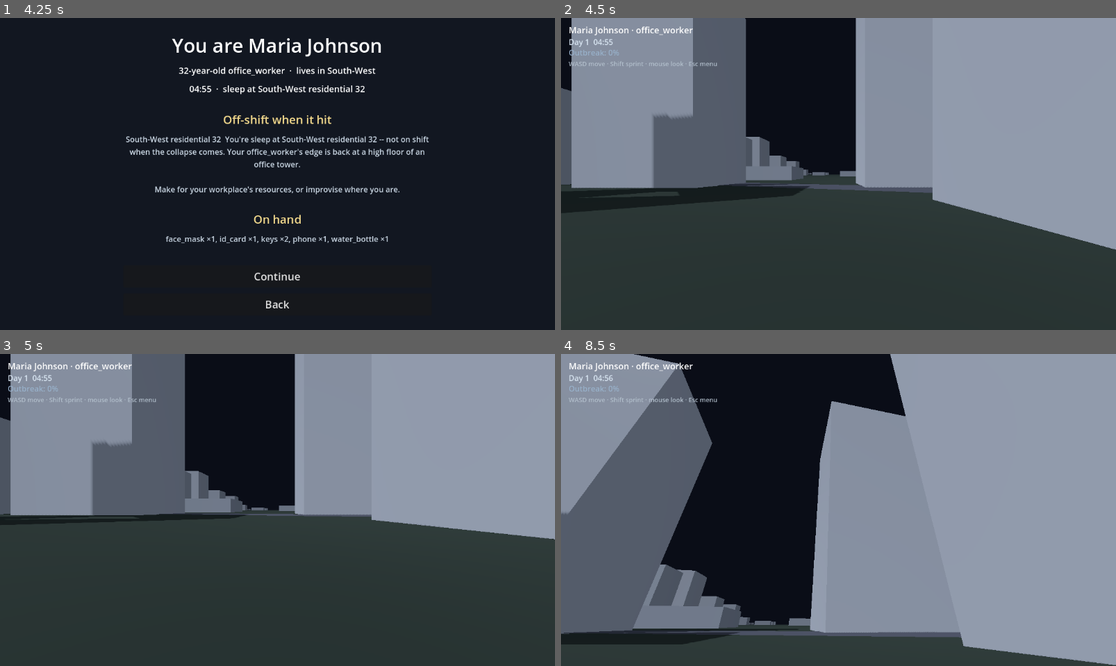
Above: before the commit, frames 1-4 (two rows, left to right).
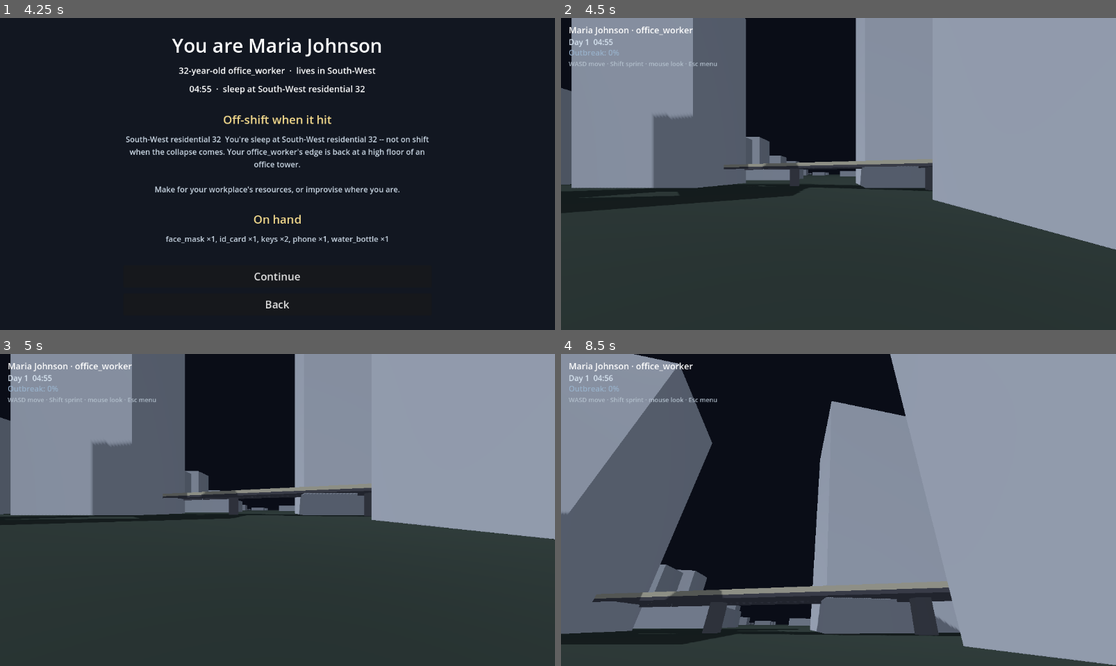
Above: after the commit, the same moments.

Repository: maxhightower/Asphodel
Game: Godot game, scene res://MainMenu.tscn
Same seed, same stepped clock (60 frames per second), same inputs: the game is played once before the commit and once after it.
Inputs (mouse positions are in pixels of both pictures, inside the frame that each line leads up to):
- Up to frame 1 (4.25 s): click "Start Game" at 0.5 s; click "Madisonville, TX" at 1.25 s; click "Back" at 2 s; click "Start Game" at 2.75 s; click "Load City" at 3.5 s
- Up to frame 2 (4.5 s): click "Continue" at 4.25 s
- Up to frame 3 (5 s): no input
- Up to frame 4 (8.5 s): move the mouse to (866, 510) at 5.02 s; hold E (interact) 5.03-5.78 s; hold W (move_forward) from 5.03 s (still down); move the mouse to (810, 510) at 5.77 s; tap Shift (sprint) at 5.85, 7.35 s; move the mouse to (849, 503) at 6.52 s; hold E (interact) 6.53-7.28 s; move the mouse to (832, 516) at 7.27 s; move the mouse to (877, 513) at 8.02 s; hold E (interact) from 8.03 s (still down)

Frame 1 is identical in both runs. In frame 2, 2.0% of the frame differs, in the area x 28-67%, y 45-56%; in frame 3, 1.9%; in frame 4, 5.8%, in the area x 0-73%, y 72-91%.

Commit message:
feat(godot): extruded road network — roadways, curbs/sidewalks, barriers, elevated highways
Roads were flat ribbons at y=0.15. Now _build_roads extrudes real 3D geometry:
- surface roads: raised asphalt roadway + concrete curb/sidewalk slabs each side
  (primary roads also get low barriers);
- motorway/trunk: an ELEVATED deck on ~45m-spaced pillars with edge barriers
  (Houston's elevated freeways). Bridge/layer data isn't in the bundle, so
  highway elevation is a class heuristic, not per-road OSM fact.
Batched into one ArrayMesh (top+side faces per slab), cull disabled.

Also fix the screenshot aerial camera: look_at was called before add_child (not
in tree) so it silently kept default orientation -> too much sky; add to tree
first, then look_at.

Co-Authored-By: Claude Opus 4.8 <noreply@anthropic.com>
Claude-Session: https://claude.ai/code/session_01Datjs9tUxMYwyRKZkeyYo9

Diff:
--- a/godot/scripts/street_world.gd
+++ b/godot/scripts/street_world.gd
@@ -282,54 +282,141 @@
 	add_child(mmi)
 
 
+# Road surface colours.
+const ASPHALT := Color(0.20, 0.20, 0.23)
+const CONCRETE := Color(0.60, 0.60, 0.58)
+const BARRIER_COL := Color(0.72, 0.70, 0.62)
+const DECK_COL := Color(0.32, 0.32, 0.35)
+const PILLAR_COL := Color(0.42, 0.42, 0.45)
+
+# Curb / sidewalk / barrier / elevated-deck heights (metres).
+const ROAD_Y := 0.28
+const CURB_Y := 0.55
+const BARRIER_Y := 1.2
+const DECK_Y := 7.0
+const DECK_T := 0.7
+
+
 func _build_roads(roads: Dictionary) -> void:
+	## Extruded road network: raised asphalt roadways with concrete curbs/
+	## sidewalks; barriers along major roads; and highways (motorway class) carried
+	## on an ELEVATED deck on pillars — Houston's elevated freeways. (Bridge/layer
+	## data isn't in the bundle, so highway elevation is a class heuristic, not a
+	## per-road OSM fact.)
 	var polylines: Array = roads.get("polylines", [])
 	if polylines.is_empty():
 		return
-	# Roads render as flat ground RIBBONS (not hairline segments) so the street
-	# network actually reads as streets, from the ground and from above. Every
-	# segment becomes a width-quad; the whole network is one ArrayMesh surface
-	# (one surface per polyline overflowed the GLES3 MAX_MESH_SURFACES cap on big
-	# cities, and 1px lines were invisible).
-	var st := SurfaceTool.new()
+	var st := SurfaceTool.new()      # all opaque road/structure geometry, batched
 	st.begin(Mesh.PRIMITIVE_TRIANGLES)
-	st.set_color(Color(0.34, 0.35, 0.40))
 	for pl in polylines:
-		var pts: Array = pl.get("points", [])
-		if pts.size() < 2:
+		var pts_raw: Array = pl.get("points", [])
+		if pts_raw.size() < 2:
 			continue
-		var w := _road_width(String(pl.get("class", "")))
-		for k in range(pts.size() - 1):
-			var a := Vector2(float(pts[k][0]), float(pts[k][1]))
-			var b := Vector2(float(pts[k + 1][0]), float(pts[k + 1][1]))
-			var dir := (b - a)
-			if dir.length() < 0.001:
-				continue
-			var n := dir.orthogonal().normalized() * (w * 0.5)
-			var y := 0.15
-			var p0 := Vector3(a.x - n.x, y, a.y - n.y)
-			var p1 := Vector3(a.x + n.x, y, a.y + n.y)
-			var p2 := Vector3(b.x + n.x, y, b.y + n.y)
-			var p3 := Vector3(b.x - n.x, y, b.y - n.y)
-			for v in [p0, p1, p2, p0, p2, p3]:
-				st.set_normal(Vector3.UP)
-				st.add_vertex(v)
+		var pts: Array = []
+		for p in pts_raw:
+			pts.append(Vector2(float(p[0]), float(p[1])))
+		var cls := String(pl.get("class", ""))
+		if cls == "motorway" or cls == "trunk":
+			_build_elevated(st, pts, 16.0)          # elevated freeway on pillars
+		else:
+			var rw := 12.0 if cls == "primary" else 8.0
+			var sw := 3.0 if cls == "primary" else 2.2
+			_build_surface_road(st, pts, rw, sw, cls == "primary")
 	var mat := StandardMaterial3D.new()
 	mat.vertex_color_use_as_albedo = true
-	mat.roughness = 1.0
+	mat.roughness = 0.95
+	mat.cull_mode = BaseMaterial3D.CULL_DISABLED
 	var mi := MeshInstance3D.new()
 	mi.mesh = st.commit()
 	mi.material_override = mat
 	add_child(mi)
 
 
-func _road_width(cls: String) -> float:
-	match cls:
-		"motorway", "trunk": return 22.0
-		"primary": return 16.0
-		"secondary": return 12.0
-		"tertiary": return 9.0
-		_: return 7.0
+func _build_surface_road(st: SurfaceTool, pts: Array, roadway: float,
+		sidewalk: float, barriers: bool) -> void:
+	# Raised asphalt roadway + a concrete sidewalk slab down each side; optional
+	# low barriers along a major surface road.
+	var rh := roadway * 0.5
+	for k in range(pts.size() - 1):
+		var a: Vector2 = pts[k]
+		var b: Vector2 = pts[k + 1]
+		var d := b - a
+		if d.length() < 0.001:
+			continue
+		var n := d.orthogonal().normalized()
+		_slab(st, a, b, n, -rh, rh, 0.0, ROAD_Y, ASPHALT)                     # roadway
+		_slab(st, a, b, n, rh, rh + sidewalk, 0.0, CURB_Y, CONCRETE)         # sidewalk L
+		_slab(st, a, b, n, -rh - sidewalk, -rh, 0.0, CURB_Y, CONCRETE)       # sidewalk R
+		if barriers:
+			_slab(st, a, b, n, rh + sidewalk - 0.3, rh + sidewalk, CURB_Y, BARRIER_Y, BARRIER_COL)
+			_slab(st, a, b, n, -rh - sidewalk, -rh - sidewalk + 0.3, CURB_Y, BARRIER_Y, BARRIER_COL)
+
+
+func _build_elevated(st: SurfaceTool, pts: Array, deck_w: float) -> void:
+	# An elevated highway: a deck slab held up by pillars, with edge barriers.
+	var hw := deck_w * 0.5
+	for k in range(pts.size() - 1):
+		var a: Vector2 = pts[k]
+		var b: Vector2 = pts[k + 1]
+		var d := b - a
+		var seglen := d.length()
+		if seglen < 0.001:
+			continue
+		var n := d.orthogonal().normalized()
+		# Deck slab.
+		_slab(st, a, b, n, -hw, hw, DECK_Y - DECK_T, DECK_Y, DECK_COL)
+		# Edge barriers along the deck.
+		_slab(st, a, b, n, hw - 0.4, hw, DECK_Y, DECK_Y + 1.0, BARRIER_COL)
+		_slab(st, a, b, n, -hw, -hw + 0.4, DECK_Y, DECK_Y + 1.0, BARRIER_COL)
+		# Support pillars every ~45 m under the deck.
+		var steps: int = max(1, floori(seglen / 45.0))
+		for s in range(steps):
+			var t := (float(s) + 0.5) / float(steps)
+			var c := a.lerp(b, t)
+			_pillar(st, c, 3.0, DECK_Y - DECK_T)
+
+
+func _slab(st: SurfaceTool, a: Vector2, b: Vector2, n: Vector2,
+		off0: float, off1: float, y0: float, y1: float, color: Color) -> void:
+	# A raised rectangular slab between a->b, spanning perpendicular offsets
+	# off0..off1 and heights y0..y1: top face + the two long side faces.
+	st.set_color(color)
+	var a0 := a + n * off0
+	var a1 := a + n * off1
+	var b0 := b + n * off0
+	var b1 := b + n * off1
+	# top
+	_tri(st, Vector3(a0.x, y1, a0.y), Vector3(a1.x, y1, a1.y), Vector3(b1.x, y1, b1.y), Vector3.UP)
+	_tri(st, Vector3(a0.x, y1, a0.y), Vector3(b1.x, y1, b1.y), Vector3(b0.x, y1, b0.y), Vector3.UP)
+	# side along off1
+	var s1 := Vector3(n.x, 0, n.y)
+	_quad(st, Vector3(a1.x, y0, a1.y), Vector3(b1.x, y0, b1.y), Vector3(b1.x, y1, b1.y), Vector3(a1.x, y1, a1.y), s1)
+	# side along off0
+	_quad(st, Vector3(b0.x, y0, b0.y), Vector3(a0.x, y0, a0.y), Vector3(a0.x, y1, a0.y), Vector3(b0.x, y1, b0.y), -s1)
+
+
+func _pillar(st: SurfaceTool, c: Vector2, side: float, top: float) -> void:
+	st.set_color(PILLAR_COL)
+	var h := side * 0.5
+	var corners: Array[Vector2] = [Vector2(-h, -h), Vector2(h, -h), Vector2(h, h), Vector2(-h, h)]
+	for i in range(4):
+		var p: Vector2 = c + corners[i]
+		var q: Vector2 = c + corners[(i + 1) % 4]
+		_quad(st, Vector3(p.x, 0, p.y), Vector3(q.x, 0, q.y),
+			Vector3(q.x, top, q.y), Vector3(p.x, top, p.y),
+			Vector3(q.x - p.x, 0, q.y - p.y).cross(Vector3.UP).normalized())
+
+
+func _tri(st: SurfaceTool, p0: Vector3, p1: Vector3, p2: Vector3, nrm: Vector3) -> void:
+	for v in [p0, p1, p2]:
+		st.set_normal(nrm)
+		st.add_vertex(v)
+
+
+func _quad(st: SurfaceTool, p0: Vector3, p1: Vector3, p2: Vector3, p3: Vector3, nrm: Vector3) -> void:
+	for v in [p0, p1, p2, p0, p2, p3]:
+		st.set_normal(nrm)
+		st.add_vertex(v)
 
 
 func _add_environment_and_light() -> void:
--- a/godot/tests/screenshot.gd
+++ b/godot/tests/screenshot.gd
@@ -99,7 +99,7 @@
 	cam.far = 20000.0
 	# Steep, near-top-down so the frame fills with city (streets + blocks + crowd)
 	# rather than sky.
-	cam.position = target + Vector3(30, 560, 150)
+	cam.position = target + Vector3(30, 520, 240)
+	cam.current = true
+	add_child(cam)                                  # must be in-tree before look_at
 	cam.look_at(target, Vector3.UP)
-	cam.current = true
-	add_child(cam)
